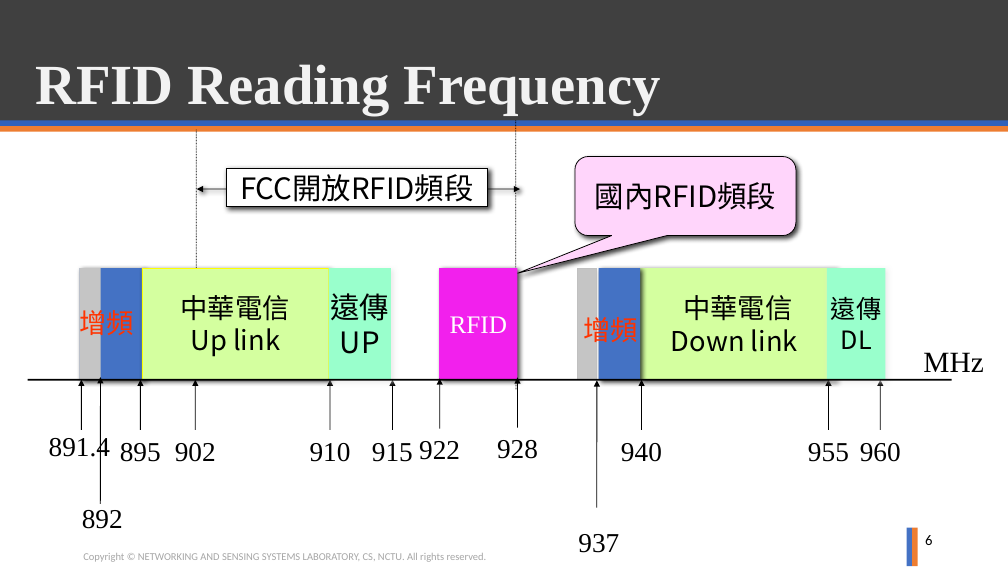
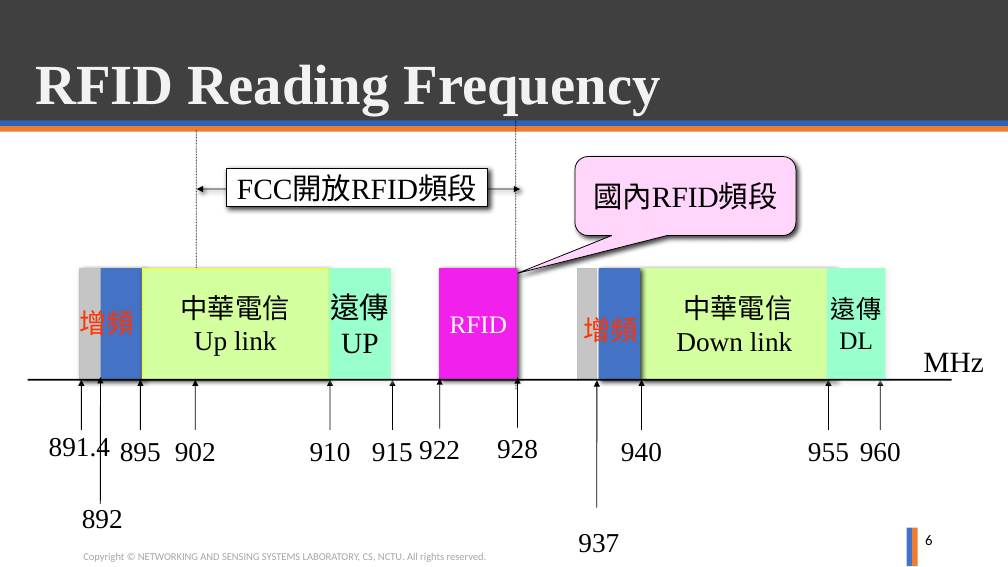
Before and after one commit to ghostkingwilly/Signal_Training_Freshman, a slide deck: slide 6 of Freshman_Train_RFID.pptx. Drawn at 1008x567 pixels with LibreOffice and Linux fonts; fonts in the diff are those of the drawing; background and template pictures are left out. Boxes give left, top, right and bottom in pixels: in the first picture for what was removed or moved away, otherwise in the second. Text is boxed around its words. In the diff, an @@ line names an element or a change of style, - is before the commit and + after.

Commit message:
Slide update

```diff
--- a/Freshman_Train_RFID.pptx
+++ b/Freshman_Train_RFID.pptx
@@ font Noto Sans CJK SC to Times New Roman in 6 elements at box(226, 168, 488, 206), box(142, 268, 329, 380), box(640, 268, 836, 380), box(827, 268, 886, 380), box(329, 268, 391, 380), box(575, 157, 796, 236) @@
```
